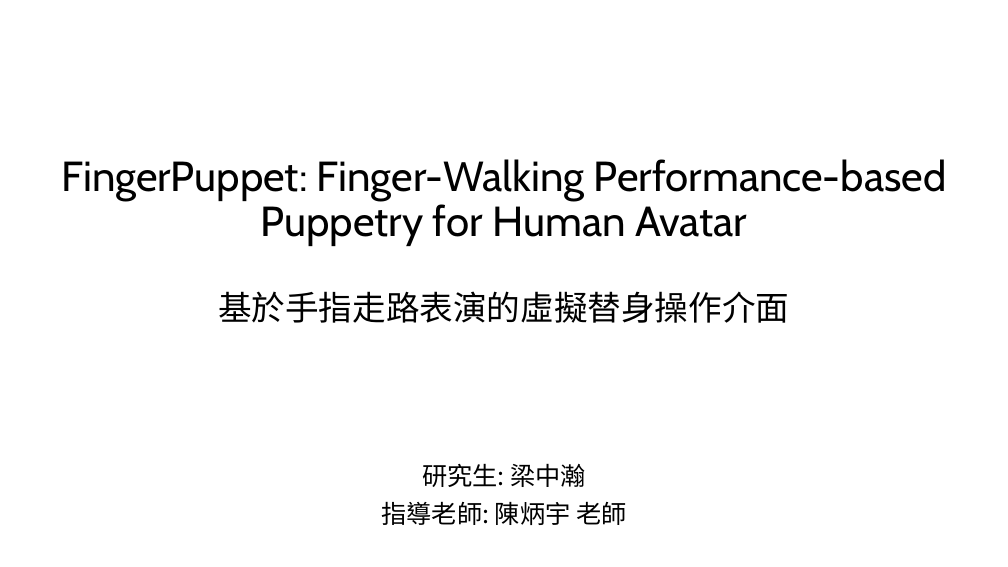
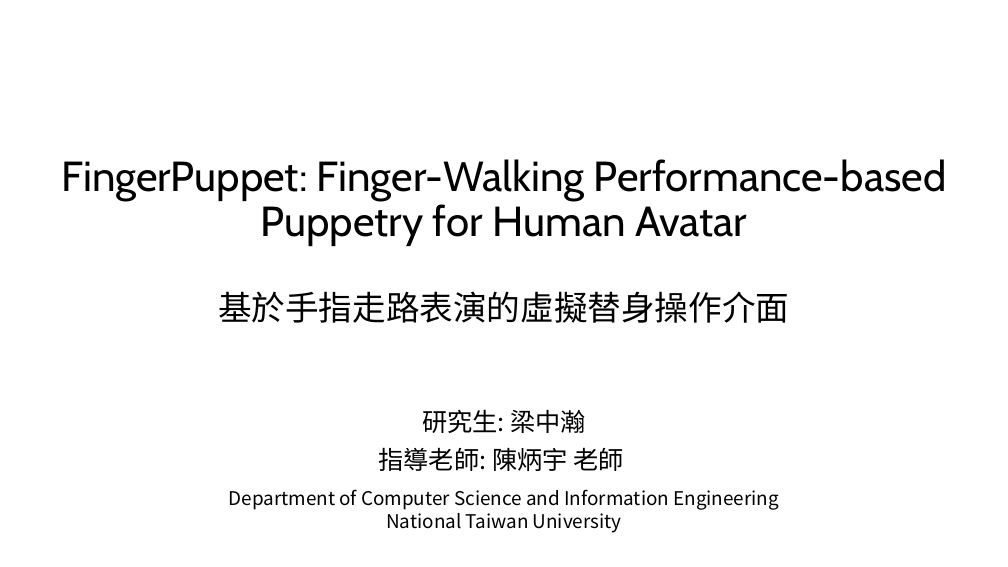
Before and after one commit to Louislar/MotionStyleTransferInHand, a slide deck: slide 1 of thesisFigs/thesis_slide.pptx. Drawn at 1008x567 pixels with LibreOffice and Linux fonts; fonts in the diff are those of the drawing. Boxes give left, top, right and bottom in pixels: in the first picture for what was removed or moved away, otherwise in the second. Text is boxed around its words. In the diff, an @@ line names an element or a change of style, - is before the commit and + after.

```diff
--- a/thesisFigs/thesis_slide.pptx
+++ b/thesisFigs/thesis_slide.pptx
@@ subtitle "研究生: 梁中瀚": place and size @@
-subtitle "研究生: 梁中瀚" at [381,463,626,525]
+subtitle "研究生: 梁中瀚" at [379,409,623,471]
@@ text added at [229,489,779,533], 18 pt, text #000000 @@
+Department of Computer Science and Information Engineering
+National Taiwan University
```
Also in this commit, not shown: 9 other slides changed, 3 slides added.
